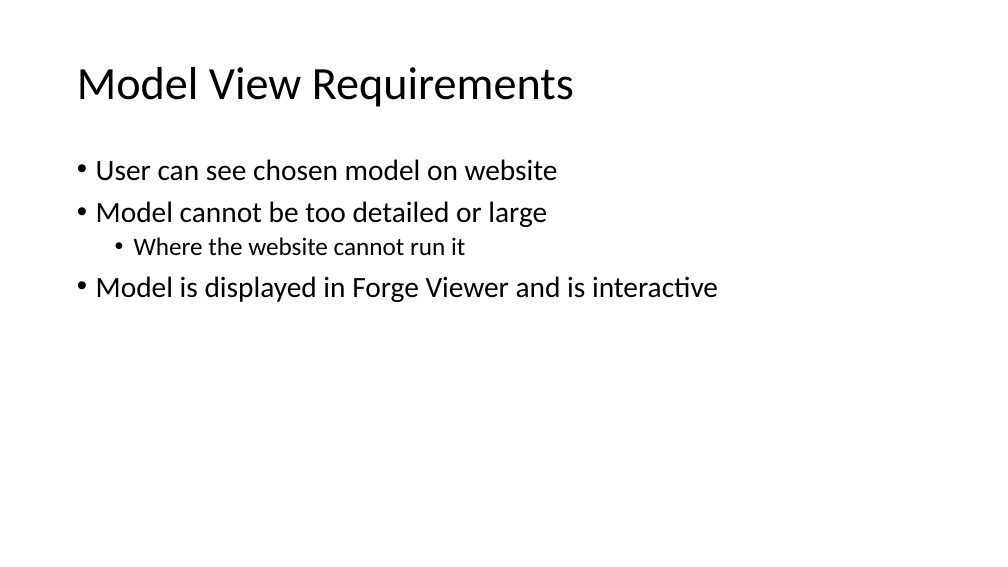
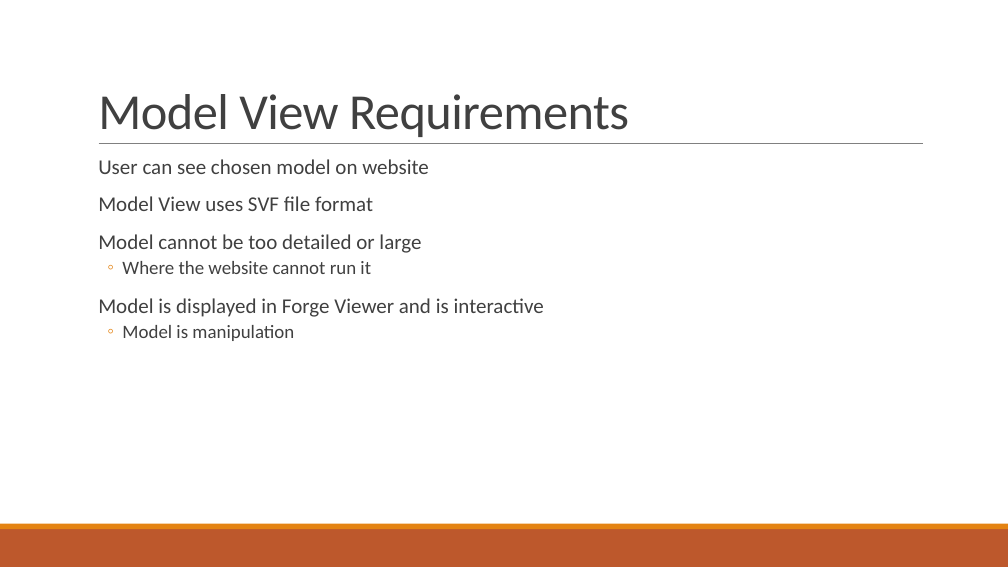
Before and after one commit to gonsalvg/Capstone-Forge-App, a slide deck: slide 13 of Progress Report/Progress report.pptx. Drawn at 1008x567 pixels with LibreOffice and Linux fonts; fonts in the diff are those of the drawing. Boxes give left, top, right and bottom in pixels: in the first picture for what was removed or moved away, otherwise in the second. Text is boxed around its words. In the diff, an @@ line names an element or a change of style, - is before the commit and + after.

```diff
--- a/Progress Report/Progress report.pptx
+++ b/Progress Report/Progress report.pptx
@@ title "Model View Requirements": place and size @@
-title "Model View Requirements" at [77,67,574,107]
+title "Model View Requirements" at [98,94,629,137]
@@ title "Model View Requirements" at [98,94,629,137]: size 44 to 48 pt, text colour #000000 to #404040, letter spacing 0 to -0.5 pt; line spacing 0.9 to 0.85; vertical alignment middle to bottom @@
@@ line added from (99, 144) to (923, 144), #808080 0.5 pt @@
@@ text at [98,159,544,317]: size 28 to 20 pt in "User can see chosen model on website", "Model cannot be too detailed or large", "Model is displayed in Forge Viewer and ..."; text colour #000000 to #404040 in "User can see chosen model on website", "Model cannot be too detailed or large", "Where the website cannot run it", "Model is displayed in Forge Viewer and ..."; size 24 to 18 pt in "Where the website cannot run it"; bullet • to  ; more space between paragraphs; bullet • to ◦ @@
@@ text at [98,196,373,211]: paragraph added @@
+  Model View uses SVF file format
@@ text at [122,325,294,341]: paragraph added @@
+  ◦ Model is manipulation
@@ rectangle added at [0,529,1008,567], fill #BD582C @@
@@ rectangle added at [0,524,1008,529], fill #E48312 @@
```
Also in this commit, not shown: 32 other slides changed, 2 slides added, 1 slide removed.
